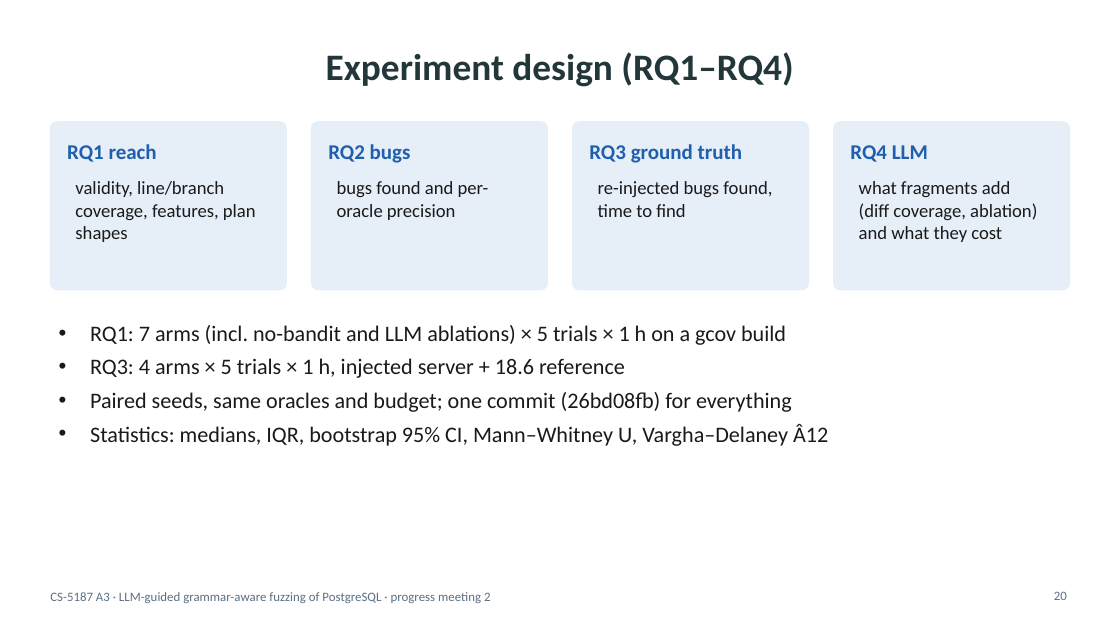
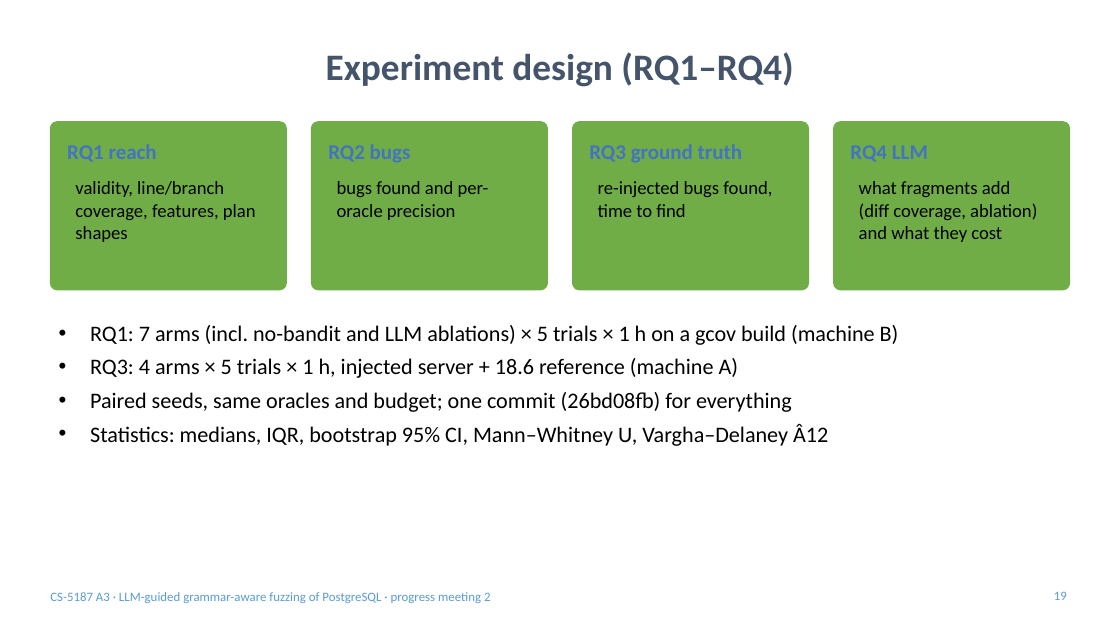
Before and after one commit to v28k/cs5187-term-project, a slide deck: slide 19 of docs/meeting2/slides/slides_meeting2.pptx (slide 20 before the commit). Drawn at 1120x630 pixels with LibreOffice and Linux fonts; fonts in the diff are those of the drawing. Boxes give left, top, right and bottom in pixels: in the first picture for what was removed or moved away, otherwise in the second. Text is boxed around its words. In the diff, an @@ line names an element or a change of style, - is before the commit and + after.

```diff
--- a/docs/meeting2/slides/slides_meeting2.pptx
+++ b/docs/meeting2/slides/slides_meeting2.pptx
@@ title "Experiment design (RQ1–RQ4)" at (326, 52, 793, 87): text colour #23373B to #44546A @@
@@ fill #E6EEF8 to #70AD47; outline #E6EEF8 1 pt to #70AD47 1 pt in 4 elements at (312, 122, 548, 290), (573, 122, 809, 290), (833, 122, 1070, 290), (50, 122, 287, 290) @@
@@ text colour #1F5FAD to #4472C4 in 4 elements at (67, 144, 157, 162), (328, 144, 411, 163), (589, 144, 742, 163), (850, 145, 928, 162) @@
@@ text colour #1A1A1A to #000000 in 4 elements at (75, 181, 256, 242), (337, 181, 489, 220), (598, 181, 772, 217), (859, 181, 1037, 242) @@
@@ text at (90, 325, 899, 378): text changed; text colour #1A1A1A to #000000 @@
-• RQ1: 7 arms (incl. no-bandit and LLM ablations) × 5 trials × 1 h on a gcov build
-• RQ3: 4 arms × 5 trials × 1 h, injected server + 18.6 reference
+• RQ1: 7 arms (incl. no-bandit and LLM ablations) × 5 trials × 1 h on a gcov build (machine B)
+• RQ3: 4 arms × 5 trials × 1 h, injected server + 18.6 reference (machine A)
@@ text at (90, 392, 828, 446): text colour #1A1A1A to #000000 in "Paired seeds, same oracles and budget; one ...", "Statistics: medians, IQR, bootstrap 95% CI, Mann–Whitney ..." @@
@@ text "CS-5187 A3 · LLM-guided grammar-aware ..." at (50, 592, 490, 603): text colour #5B7083 to #5B9BD5 @@
@@ page number at (1054, 591, 1067, 600): text changed; text colour #5B7083 to #5B9BD5 @@
-20
+19
```
Also in this commit, not shown: 22 other slides changed, 3 slides added, 4 slides removed, 12 other files.
